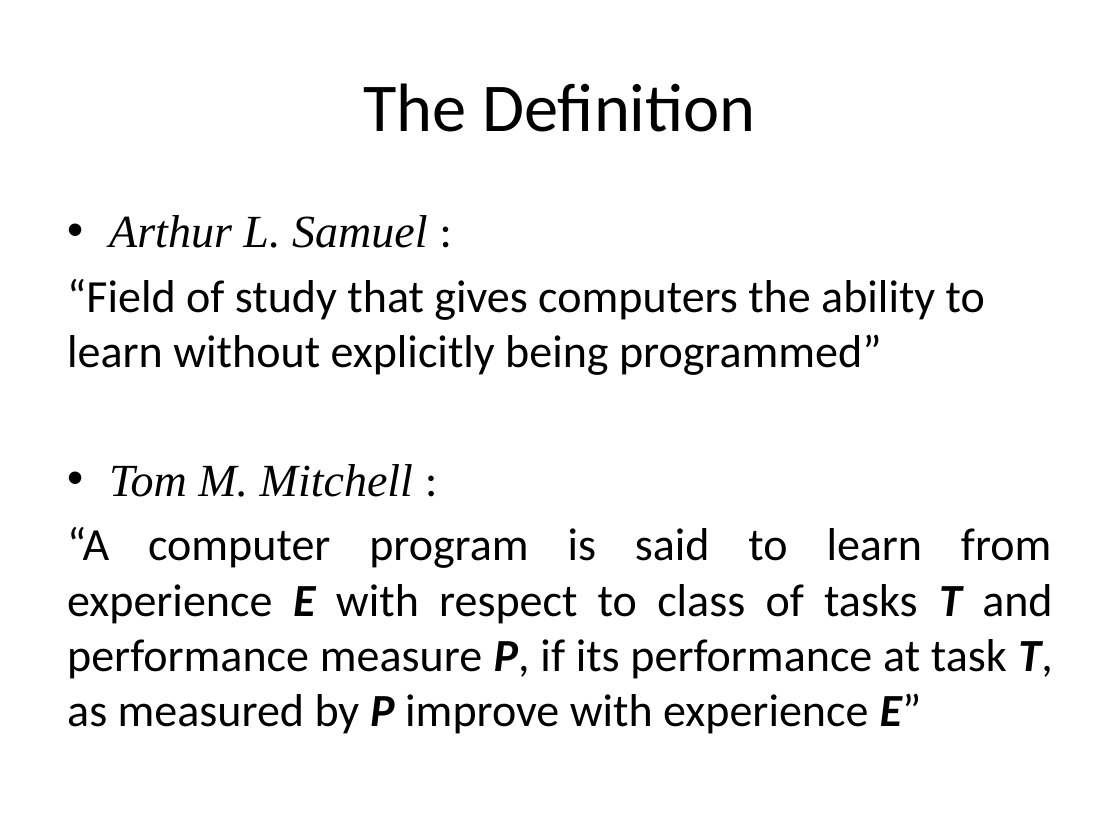
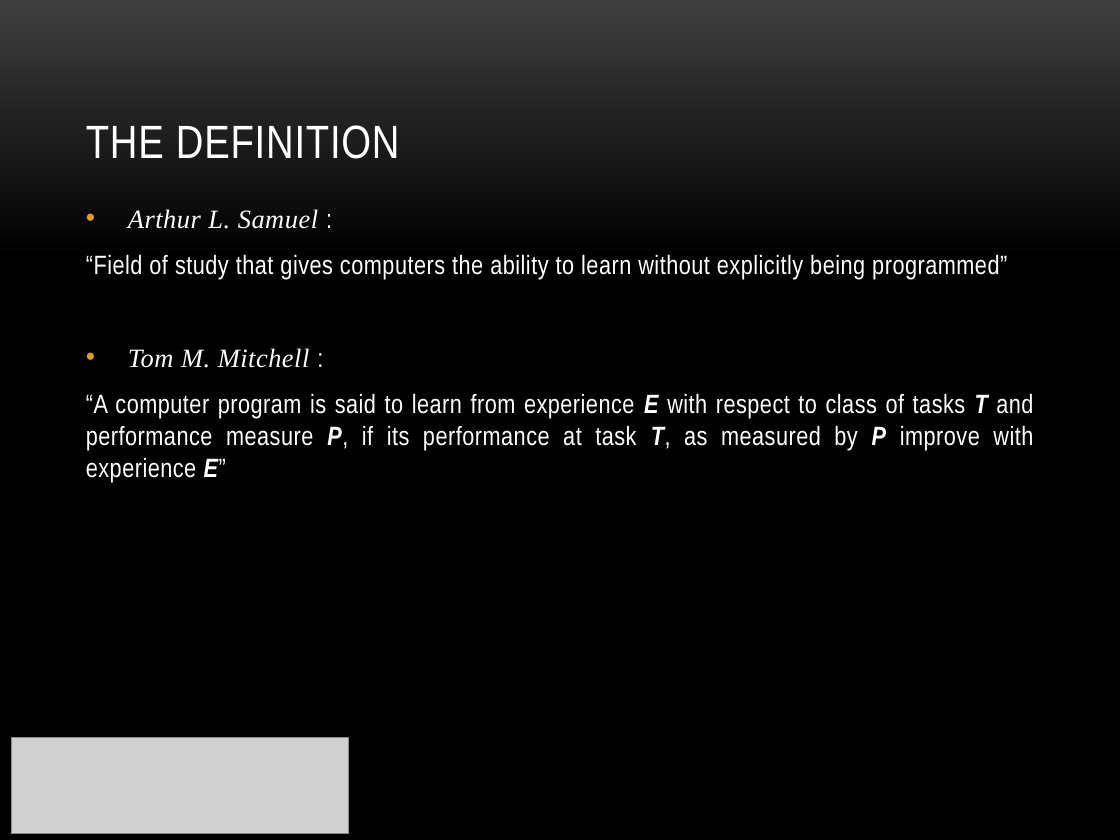
Before and after one commit to markus0708/Workshop_Python_-_ML, a slide deck: slide 15 of Part II Supervised_Learning/Introduction to Machine Learning.pptx. Drawn at 1120x840 pixels with LibreOffice and Linux fonts; fonts in the diff are those of the drawing; grey boxes stand for pictures; background and template pictures are left out. Boxes give left, top, right and bottom in pixels: in the first picture for what was removed or moved away, otherwise in the second. Text is boxed around its words. In the diff, an @@ line names an element or a change of style, - is before the commit and + after.

Commit message:
edit Supervised_Learning

```diff
--- a/Part II Supervised_Learning/Introduction to Machine Learning.pptx
+++ b/Part II Supervised_Learning/Introduction to Machine Learning.pptx
@@ background #FFFFFF to picture (left out) @@
@@ title "THE DEFINITION" at box(86, 125, 400, 159): vertical alignment middle to bottom @@
@@ title at box(86, 125, 400, 159): text changed; size 44 to 30 pt; font Calibri to Arial Narrow; text colour #000000 to #FFFFFF @@
-The Definition
+THE DEFINITION
@@ text "Arthur L. Samuel :": place and size @@
-text "Arthur L. Samuel :" at box(67, 215, 1052, 734)
+text "Arthur L. Samuel :" at box(86, 209, 1033, 482)
@@ text "Arthur L. Samuel :" at box(86, 209, 1033, 482): size 29.6 to 17 pt, text colour #000000 to #FFFFFF, letter spacing 0 to 0.3 pt; font Calibri to Arial Narrow in ":", "“Field of study that gives computers the ...", ":", "“A computer program is said to learn ..."; more space between paragraphs @@
@@ picture added at box(11, 737, 348, 833) @@
```
Also in this commit, not shown: 18 other slides changed, 5 slides added, 5 slides removed, 2 other files.
